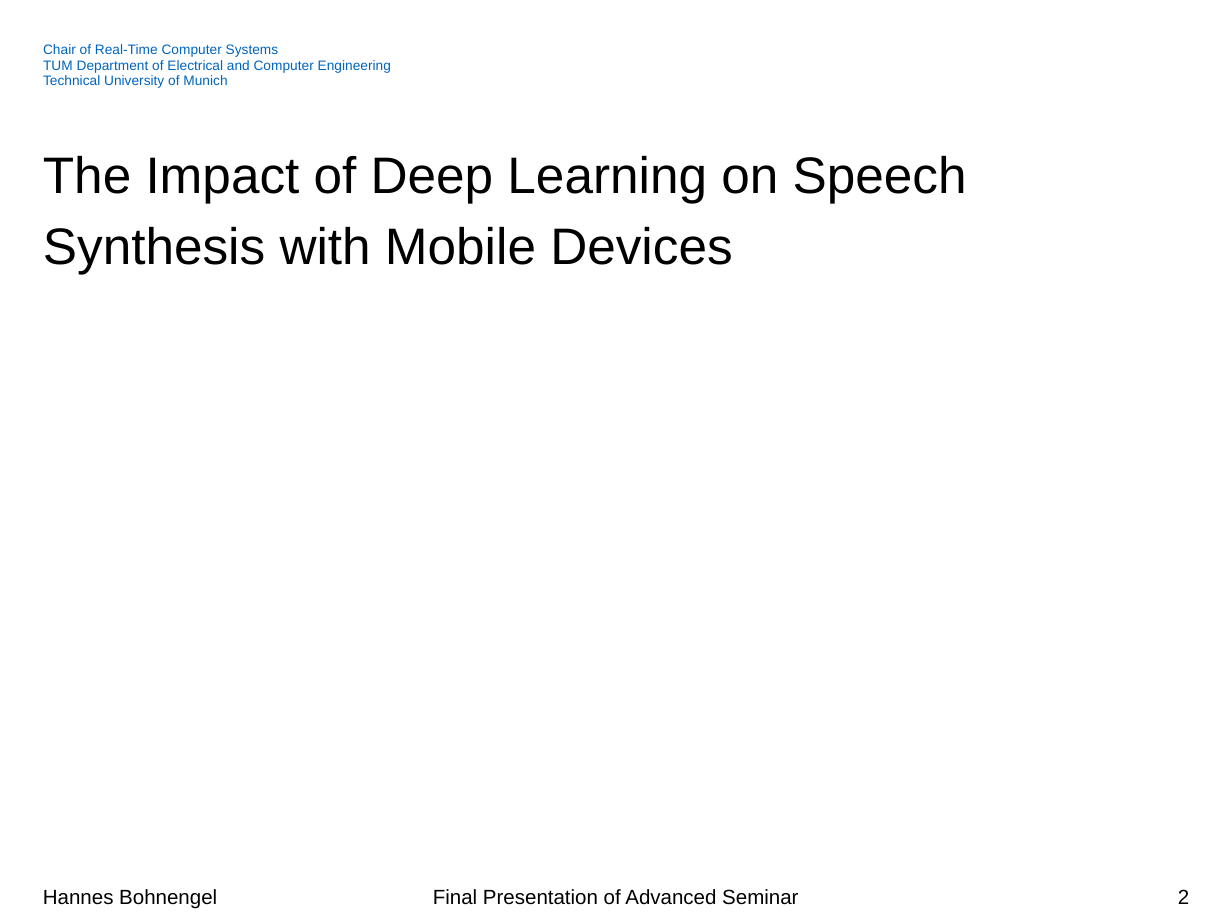
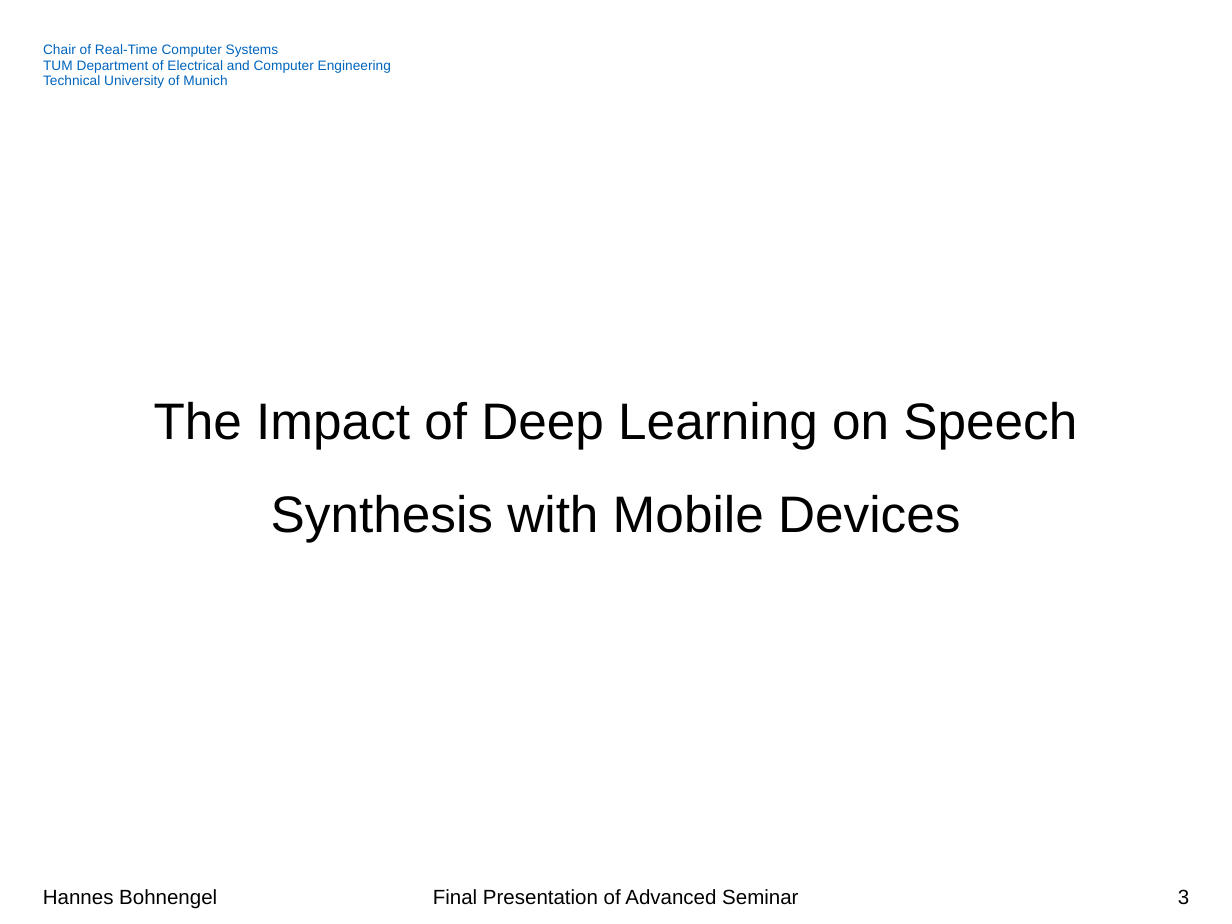
Before and after one commit to hannesb0/deeplearning, a slide deck: slide 3 of pres/Final_Presentation_V01.pptx (slide 2 before the commit). Drawn at 1232x924 pixels with LibreOffice and Linux fonts; fonts in the diff are those of the drawing; background and template pictures are left out. Boxes give left, top, right and bottom in pixels: in the first picture for what was removed or moved away, otherwise in the second. Text is boxed around its words. In the diff, an @@ line names an element or a change of style, - is before the commit and + after.

```diff
--- a/pres/Final_Presentation_V01.pptx
+++ b/pres/Final_Presentation_V01.pptx
@@ text at [154,401,1077,542]: text changed @@
-The Impact of Deep Learning on Speech Synthesis with Mobile Devices
+The Impact of Deep Learning on Speech
+Synthesis with Mobile Devices
@@ page number at [1178,889,1189,905]: text changed @@
-2
+3
```
Also in this commit, not shown: 4 other slides changed, 6 slides added.
